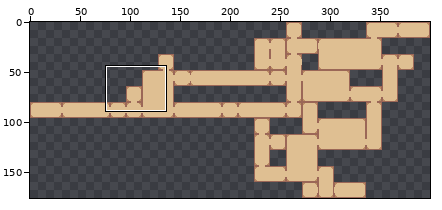
A sprite sheet gets an edit: Biogenesis_SNZA/Assets/Sprites/UI/Mapa/EsquemaMapa.png. Above: a wide view before the commit, with the close-up outlined.
Close-up. Before the edit:
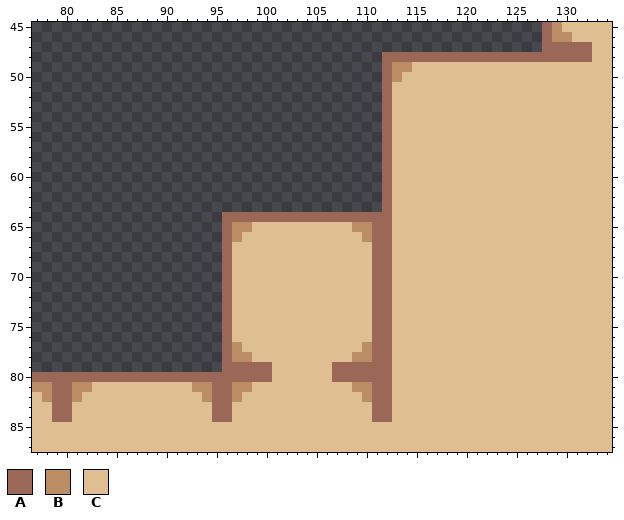
The file is 400x176 pixels. Shown: x 77..134, y 45..87.
Palette (. is transparent): A #9b6757  B #bb8d64  C #dfbf92
Pixels before (only the part around the change), first column x 77:
45 ...................................................ABCCCCC
46 ...................................................ABBCCCC
47 ...................................................AAAAACC
48 ...................................AAAAAAAAAAAAAAAAAAAAACC
49 ...................................ABBCCCCCCCCCCCCCCCCCCCC
50 ...................................ABCCCCCCCCCCCCCCCCCCCCC
51 ...................................ACCCCCCCCCCCCCCCCCCCCCC
52 ...................................ACCCCCCCCCCCCCCCCCCCCCC
53 ...................................ACCCCCCCCCCCCCCCCCCCCCC
54 ...................................ACCCCCCCCCCCCCCCCCCCCCC
55 ...................................ACCCCCCCCCCCCCCCCCCCCCC
56 ...................................ACCCCCCCCCCCCCCCCCCCCCC
57 ...................................ACCCCCCCCCCCCCCCCCCCCCC
58 ...................................ACCCCCCCCCCCCCCCCCCCCCC
59 ...................................ACCCCCCCCCCCCCCCCCCCCCC
60 ...................................ACCCCCCCCCCCCCCCCCCCCCC
61 ...................................ACCCCCCCCCCCCCCCCCCCCCC
62 ...................................ACCCCCCCCCCCCCCCCCCCCCC
63 ...................................ACCCCCCCCCCCCCCCCCCCCCC
64 ...................AAAAAAAAAAAAAAAAACCCCCCCCCCCCCCCCCCCCCC
65 ...................ABBCCCCCCCCCCBBAACCCCCCCCCCCCCCCCCCCCCC
66 ...................ABCCCCCCCCCCCCBAACCCCCCCCCCCCCCCCCCCCCC
67 ...................ACCCCCCCCCCCCCCAACCCCCCCCCCCCCCCCCCCCCC
68 ...................ACCCCCCCCCCCCCCAACCCCCCCCCCCCCCCCCCCCCC
69 ...................ACCCCCCCCCCCCCCAACCCCCCCCCCCCCCCCCCCCCC
70 ...................ACCCCCCCCCCCCCCAACCCCCCCCCCCCCCCCCCCCCC
71 ...................ACCCCCCCCCCCCCCAACCCCCCCCCCCCCCCCCCCCCC
72 ...................ACCCCCCCCCCCCCCAACCCCCCCCCCCCCCCCCCCCCC
73 ...................ACCCCCCCCCCCCCCAACCCCCCCCCCCCCCCCCCCCCC
74 ...................ACCCCCCCCCCCCCCAACCCCCCCCCCCCCCCCCCCCCC
75 ...................ACCCCCCCCCCCCCCAACCCCCCCCCCCCCCCCCCCCCC
76 ...................ACCCCCCCCCCCCCCAACCCCCCCCCCCCCCCCCCCCCC
77 ...................ABCCCCCCCCCCCCBAACCCCCCCCCCCCCCCCCCCCCC
78 ...................ABBCCCCCCCCCCBBAACCCCCCCCCCCCCCCCCCCCCC
79 ...................AAAAACCCCCCAAAAAACCCCCCCCCCCCCCCCCCCCCC
80 AAAAAAAAAAAAAAAAAAAAAAAACCCCCCAAAAAACCCCCCCCCCCCCCCCCCCCCC
81 BBAABBCCCCCCCCCCBBAABBCCCCCCCCCCBBAACCCCCCCCCCCCCCCCCCCCCC
82 CBAABCCCCCCCCCCCCBAABCCCCCCCCCCCCBAACCCCCCCCCCCCCCCCCCCCCC
83 CCAACCCCCCCCCCCCCCAACCCCCCCCCCCCCCAACCCCCCCCCCCCCCCCCCCCCC
84 CCAACCCCCCCCCCCCCCAACCCCCCCCCCCCCCAACCCCCCCCCCCCCCCCCCCCCC
85 CCCCCCCCCCCCCCCCCCCCCCCCCCCCCCCCCCCCCCCCCCCCCCCCCCCCCCCCCC
86 CCCCCCCCCCCCCCCCCCCCCCCCCCCCCCCCCCCCCCCCCCCCCCCCCCCCCCCCCC
87 CCCCCCCCCCCCCCCCCCCCCCCCCCCCCCCCCCCCCCCCCCCCCCCCCCCCCCCCCC
Now the later version:
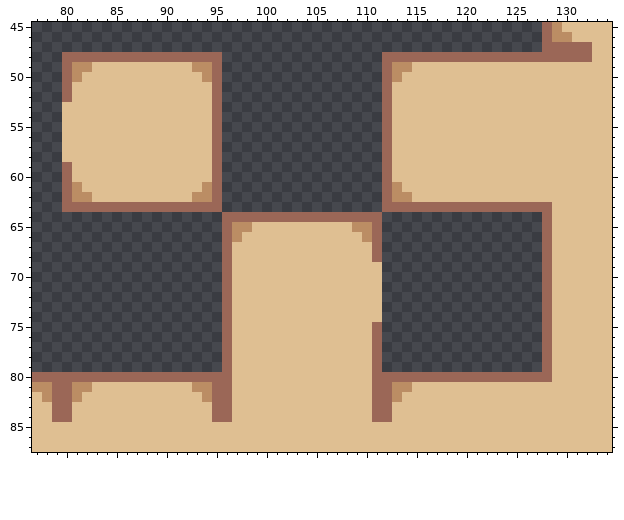
From old to new:
Changed rows in their new state; - is an unchanged pixel.
first column x 80:
48 AAAAAAAAAAAAAAAA---------------------------------
49 ABBCCCCCCCCCCBBA---------------------------------
50 ABCCCCCCCCCCCCBA---------------------------------
51 ACCCCCCCCCCCCCCA---------------------------------
52 ACCCCCCCCCCCCCCA---------------------------------
53 CCCCCCCCCCCCCCCA---------------------------------
54 CCCCCCCCCCCCCCCA---------------------------------
55 CCCCCCCCCCCCCCCA---------------------------------
56 CCCCCCCCCCCCCCCA---------------------------------
57 CCCCCCCCCCCCCCCA---------------------------------
58 CCCCCCCCCCCCCCCA---------------------------------
59 ACCCCCCCCCCCCCCA---------------------------------
60 ACCCCCCCCCCCCCCA---------------------------------
61 ABCCCCCCCCCCCCBA-----------------B---------------
62 ABBCCCCCCCCCCBBA-----------------BB--------------
63 AAAAAAAAAAAAAAAA-----------------AAAAAAAAAAAAAAAA
64 --------------------------------................A
65 --------------------------------................A
66 --------------------------------................A
67 --------------------------------................A
68 --------------------------------................A
69 -------------------------------C................A
70 -------------------------------C................A
71 -------------------------------C................A
72 -------------------------------C................A
73 -------------------------------C................A
74 -------------------------------C................A
75 --------------------------------................A
76 --------------------------------................A
77 -----------------C------------C-................A
78 -----------------CC----------CC-................A
79 -----------------CCCC------CCCC-................A
80 -----------------CCCC------CCCC--AAAAAAAAAAAAAAAA
81 -----------------CC----------CC--BB--------------
82 -----------------C------------C--B---------------
Boxes around the changes in both close-ups, in picture pixels (x1, y1, x2, y2):
added: (62, 52, 222, 212)
changed: (332, 182, 552, 402)
changed: (232, 342, 272, 402)
